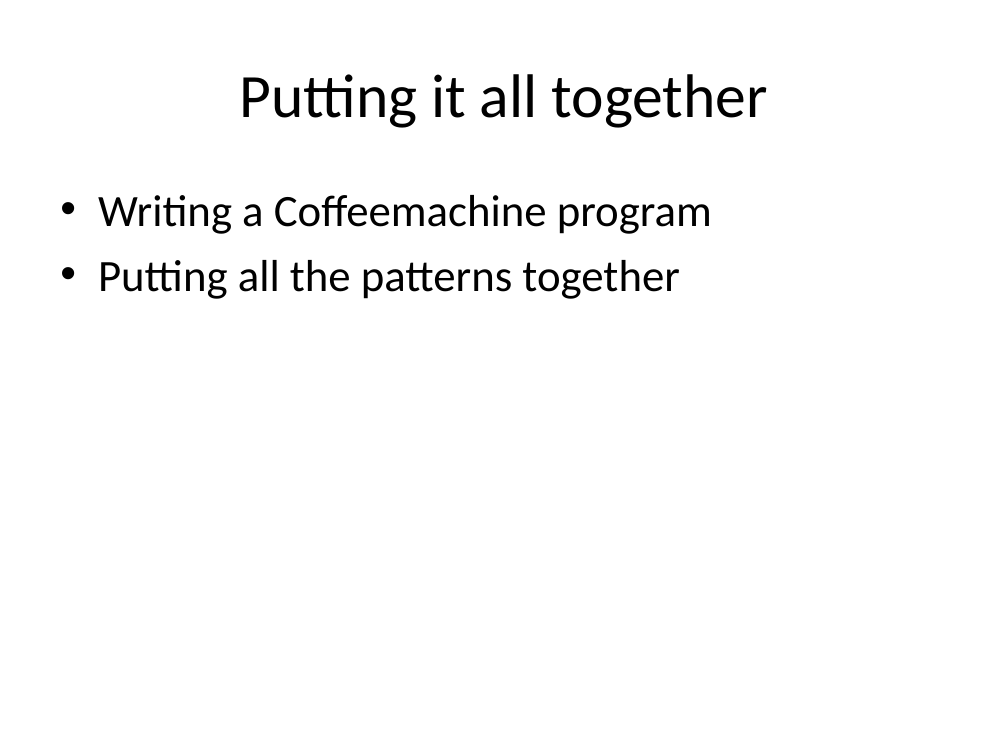
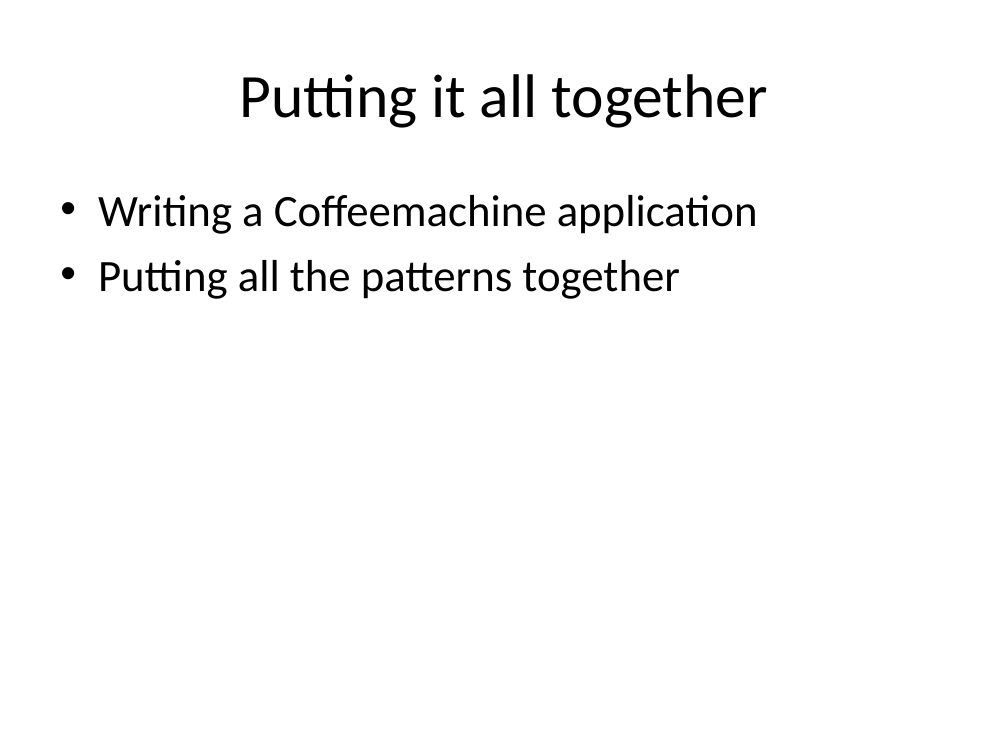
Before and after one commit to kamyu104/GofPatterns, a slide deck: slide 84 of Effective patterns.ppt (slide 81 before the commit). Drawn at 1008x756 pixels with LibreOffice and Linux fonts; fonts in the diff are those of the drawing. Boxes give left, top, right and bottom in pixels: in the first picture for what was removed or moved away, otherwise in the second. Text is boxed around its words. In the diff, an @@ line names an element or a change of style, - is before the commit and + after.

```diff
--- a/Effective patterns.ppt
+++ b/Effective patterns.ppt
@@ text at [98, 195, 758, 234]: text changed @@
-• Writing a Coffeemachine program
+• Writing a Coffeemachine application
```
Also in this commit, not shown: 6 other slides changed, 4 slides added, 3 slides removed, 1 other file.
